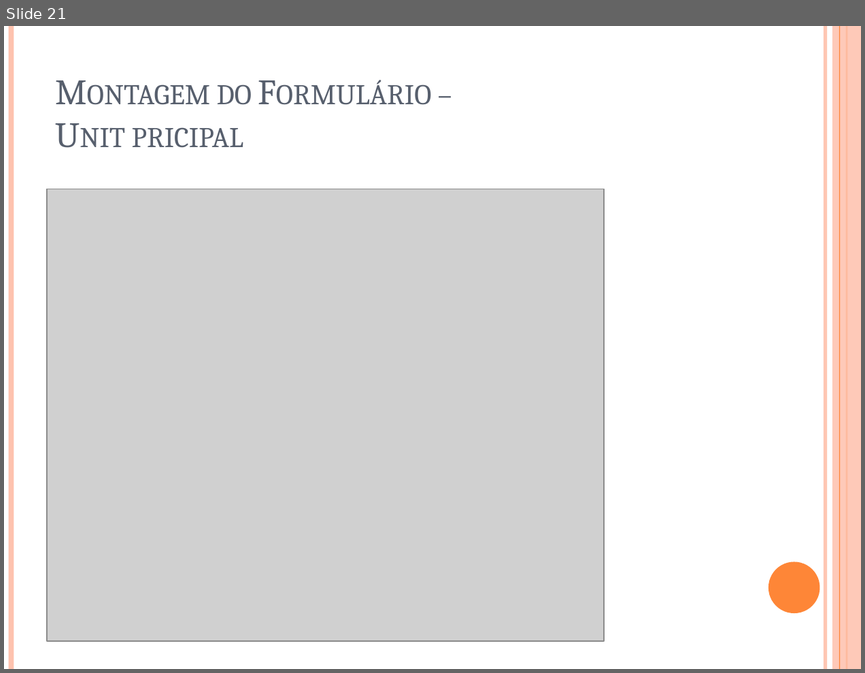
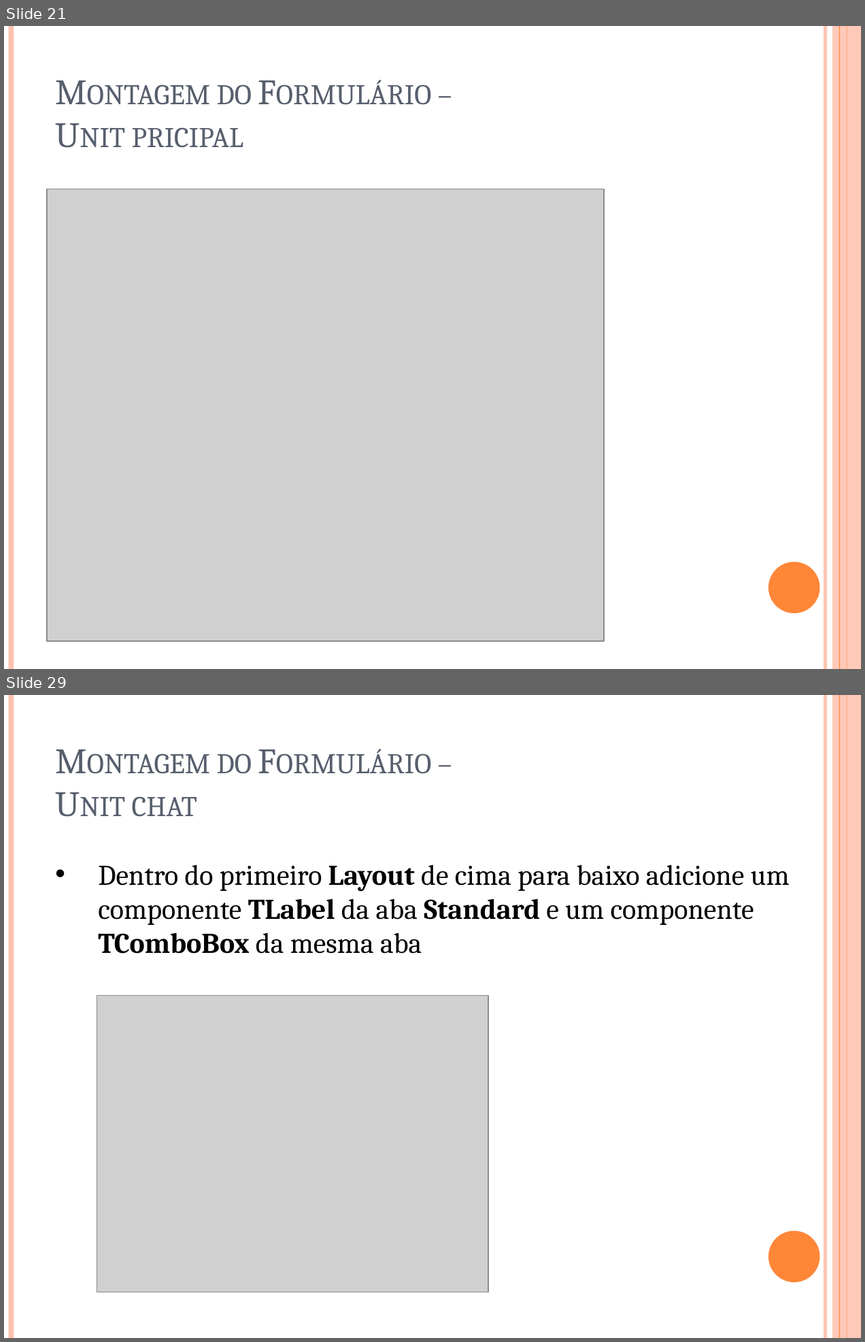
Before and after one commit to igorscandido/Conexao-Bluetooth-usando-Delphi, a slide deck: Stuff/Conexão Bluetooth usando Delphi.pptx. Shown one above the other, each under a label of ours: slide 21 before the commit, slides 21 and 29 after it; the slides between them are not shown. The pictures are 865x673 and 865x1342 pixels, drawn with LibreOffice and Linux fonts; fonts in the diff are those of the drawing; grey boxes stand for pictures. Boxes give left, top, right and bottom in pixels: in the first picture for what was removed or moved away, otherwise in the second. Text is boxed around its words. In the diff, an @@ line names an element or a change of style, - is before the commit and + after.

Commit message:
New Form Chat with Design done and PDF Edited

```diff
--- a/Stuff/Conexão Bluetooth usando Delphi.pptx
+++ b/Stuff/Conexão Bluetooth usando Delphi.pptx
@@ slide 29 added at [4,695,861,1338], background #FFFFFF; not listed: 6 template elements that a slide beside it also shows @@
@@ title added at [132,753,252,817], 30 pt, text #575F6D, small capitals @@
+Montagem do Formulário –
+Unit chat
@@ text added at [98,864,789,953], 24 pt, text #000000 @@
+• Dentro do primeiro Layout de cima para baixo adicione um componente TLabel da aba Standard e um componente TComboBox da mesma aba
@@ picture added at [96,996,488,1292] @@
```
Also in this commit, not shown: 1 slide changed, 15 other slides added, 32 other files.
